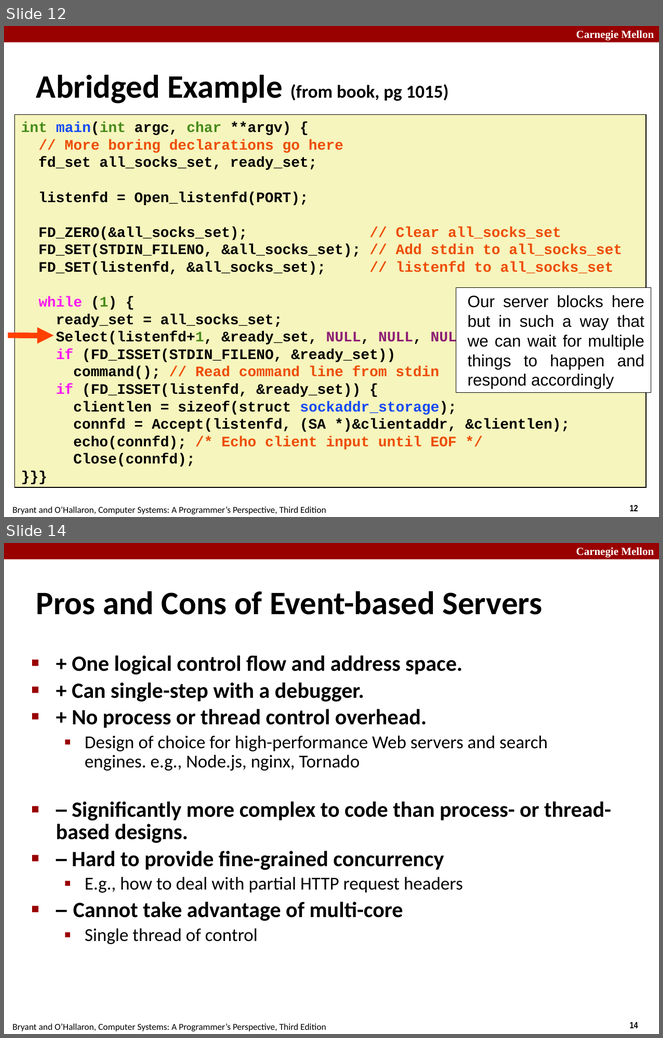
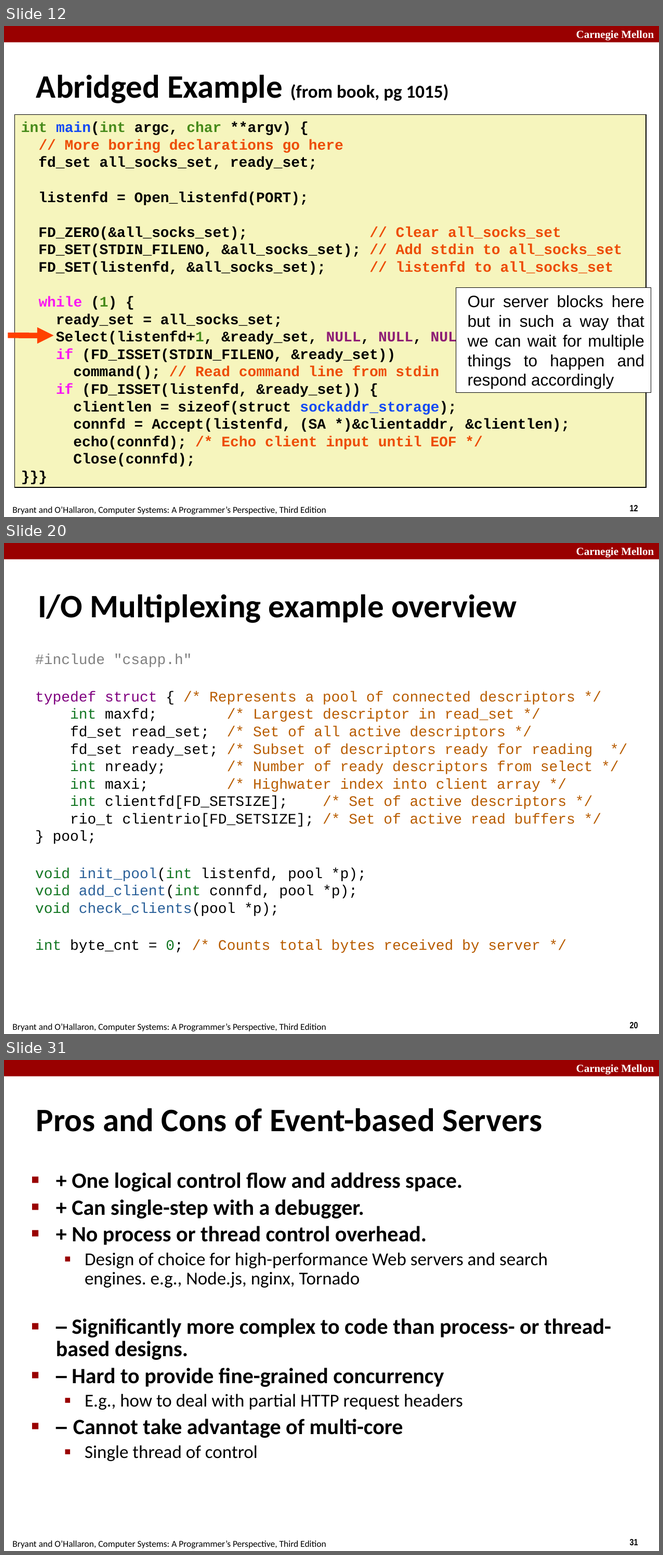
Before and after one commit to diku-compSys/compSys-e2021-pub, a slide deck: lectures/211122_performance/performance.odp. Shown one above the other, each under a label of ours: slides 12 and 14 before the commit, slides 12, 20 and 31 after it; the slides between them are not shown. The pictures are 663x1038 and 663x1555 pixels, drawn with LibreOffice and Linux fonts; fonts in the diff are those of the drawing. Boxes give left, top, right and bottom in pixels: in the first picture for what was removed or moved away, otherwise in the second. Text is boxed around its words. In the diff, an @@ line names an element or a change of style, - is before the commit and + after.

```diff
--- a/lectures/211122_performance/performance.odp
+++ b/lectures/211122_performance/performance.odp
@@ slide 20 added at (4,543,659,1034), background #FFFFFF; not listed: 4 template elements that a slide beside it also shows @@
@@ title added at (38,594,517,623), 36 pt, text #000000, bold @@
+I/O Multiplexing example overview
@@ text added at (35,654,593,953), 16 pt, text #B85C00 @@
+#include "csapp.h"
+typedef struct { /* Represents a pool of connected descriptors */
+int maxfd; /* Largest descriptor in read_set */
+fd_set read_set; /* Set of all active descriptors */
+fd_set ready_set; /* Subset of descriptors ready for reading */
+int nready; /* Number of ready descriptors from select */
+int maxi; /* Highwater index into client array */
+int clientfd[FD_SETSIZE]; /* Set of active descriptors */
+rio_t clientrio[FD_SETSIZE]; /* Set of active read buffers */
+} pool;
+void init_pool(int listenfd, pool *p);
+void add_client(int connfd, pool *p);
+void check_clients(pool *p);
+int byte_cnt = 0; /* Counts total bytes received by server */
@@ what was slide 14 is now slide 31 @@
@@ page number at (630,1539,638,1546): text changed @@
-14
+31
```
Also in this commit, not shown: 3 slides changed, 17 other slides added, 1 slide removed, 1 other file.
